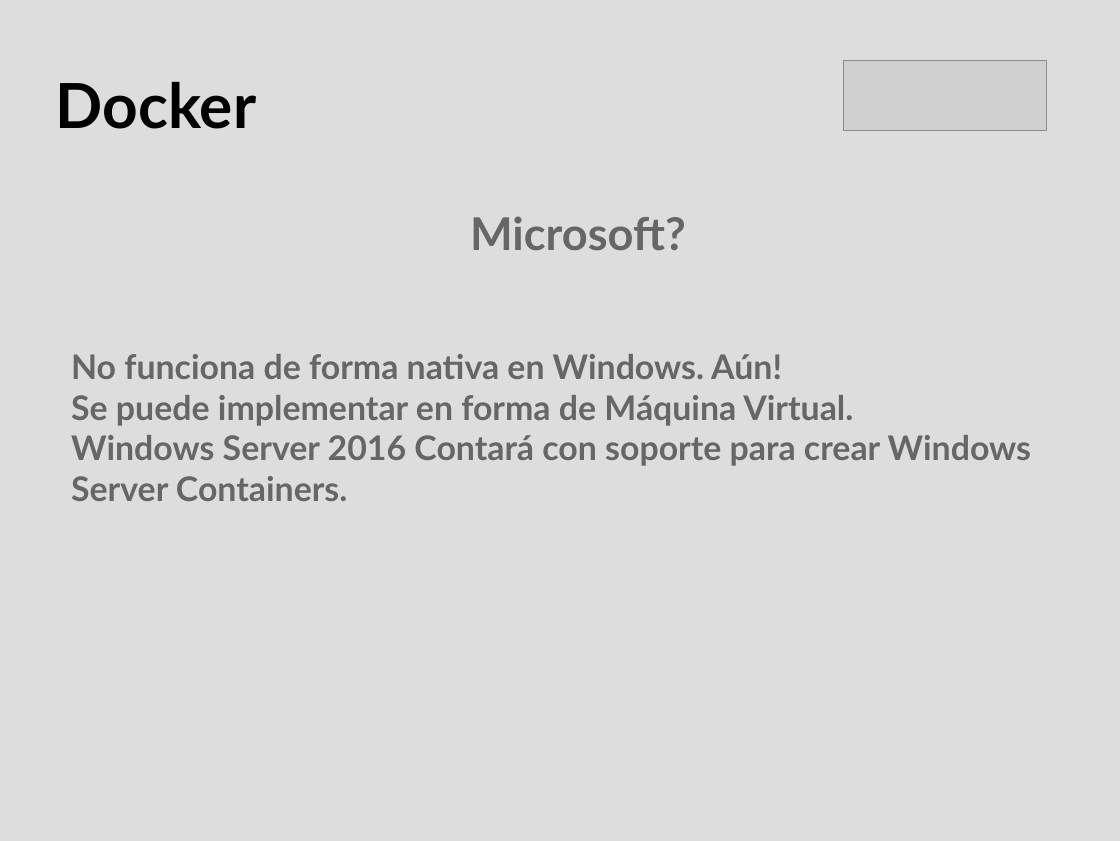
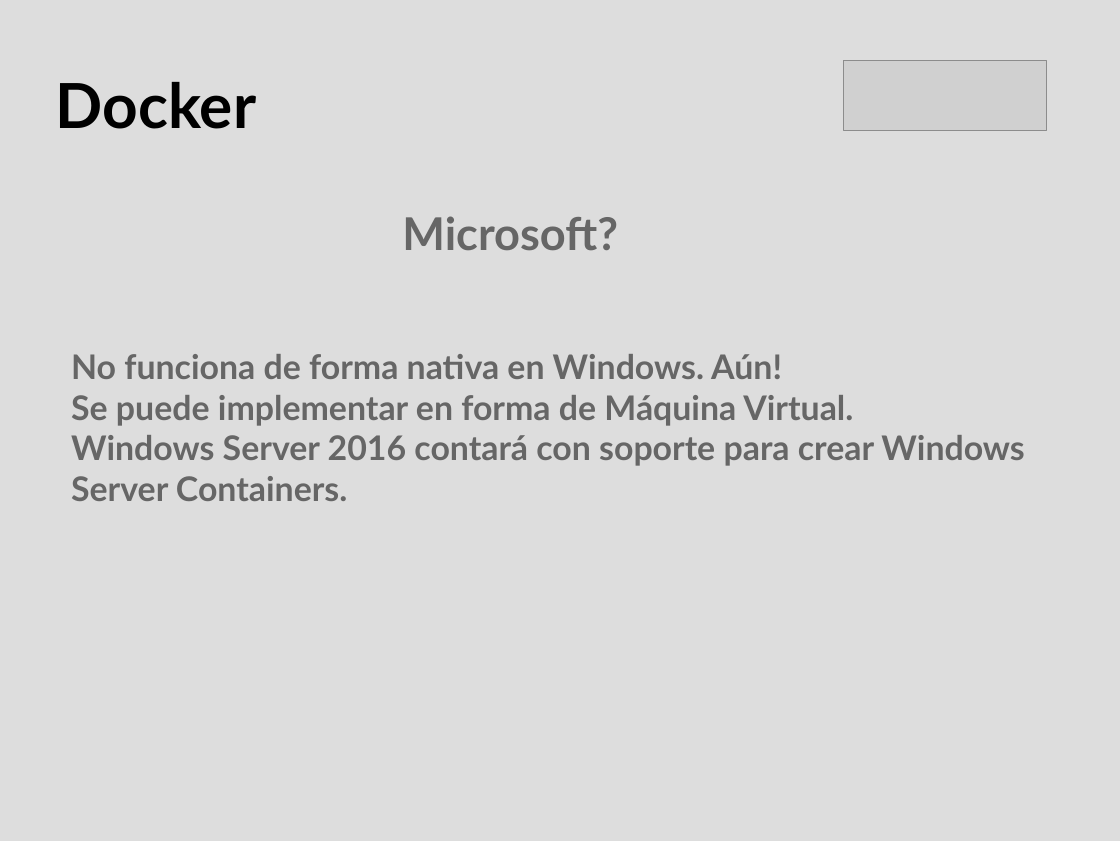
Before and after one commit to hdortiz/docker_rocc2015, a slide deck: slide 23 of presentacion.odp (slide 22 before the commit). Drawn at 1120x841 pixels with LibreOffice and Linux fonts; fonts in the diff are those of the drawing; grey boxes stand for pictures. Boxes give left, top, right and bottom in pixels: in the first picture for what was removed or moved away, otherwise in the second. Text is boxed around its words. In the diff, an @@ line names an element or a change of style, - is before the commit and + after.

```diff
--- a/presentacion.odp
+++ b/presentacion.odp
@@ text "Microsoft?": place and size @@
-text "Microsoft?" at (470, 216, 686, 251)
+text "Microsoft?" at (402, 216, 618, 250)
@@ text at (71, 435, 1024, 501): text changed @@
-Windows Server 2016 Contará con soporte para crear Windows Server Containers.
+Windows Server 2016 contará con soporte para crear Windows Server Containers.
```
Also in this commit, not shown: 4 other slides changed, 2 slides added, 1 slide removed.
